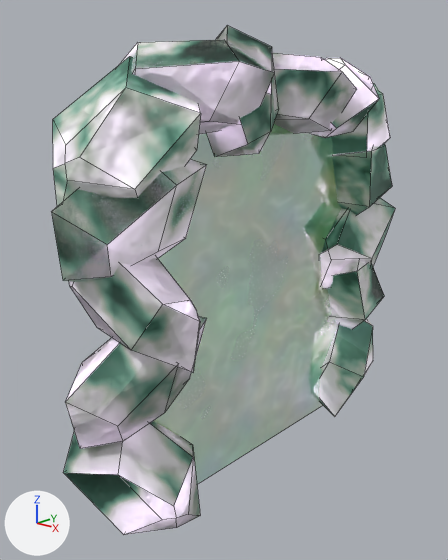
Two versions of the Blender file assets/portal.blend, one commit apart.
The view is the same before and after, from a 50 mm lens placed at (5.69, -7.12, 5.42), pointed at (-0.32, -0.47, 2.83). Arrows for +X, +Y and +Z are at lower left; the lights stay in place. Mesh edges are drawn as thin lines.

In view in the first picture: 'ObjPortal'.
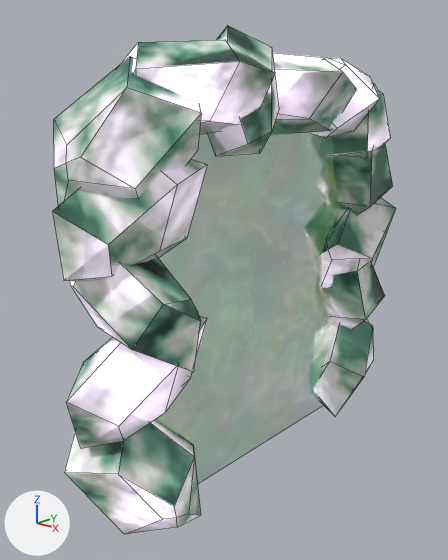
Diff of the bpy script that builds the scene:
```diff
--- a/assets/portal.blend.py
+++ b/assets/portal.blend.py
@@ me_mesh @@
 # used by ob_objportal; location = (0.0, -2.5, 2.5); rotation_euler = (5.847, 0.551, 1.276), in degrees (335, 32, 73)
-me_mesh.from_pydata(...)  # 400 vertices, 353 faces; spans x -2.02..5.57, y -2.12..1.6, z -2.21..5.66
+me_mesh.from_pydata(...)  # 256 vertices, 225 faces; spans x -5.35..2.23, y -3.15..0.57, z -1.71..6.16
+# me_mesh part 1: the loose piece of 18 vertices spanning x -1.76..0.03, y -1.31..0.16, z 0.28..2.15 is moved by (-3.34, -1.03, 0.5)
+# me_mesh part 2: the loose piece of 18 vertices spanning x -0.6..1.1, y -0.58..0.98, z -1.33..0.56 is moved by (-3.34, -1.03, 0.5)
+# me_mesh part 3: the loose piece of 18 vertices spanning x -1.2..0.56, y -1.02..0.59, z -0.24..1.19 is moved by (-3.34, -1.03, 0.5)
+# me_mesh part 4: the loose piece of 18 vertices spanning x 0.01..1.74, y -1.9..-0.04, z 3.45..4.57 is multiplied about its middle by the matrix ((0.922, -0.071, -0.38), (0.161, -0.823, 0.544), (-0.351, -0.563, -0.748)), then moved by (0.14, 0.42, -0.95)
+# me_mesh part 5: the loose piece of 18 vertices spanning x -1.2..0.56, y -1.02..0.59, z -0.24..1.19 is multiplied about its middle by the matrix ((-0.674, -0.07, -0.736), (-0.223, -0.93, 0.292), (-0.705, 0.361, 0.611)), then moved by (1.97, 0.09, 1.55)
+# me_mesh part 6: the loose piece of 18 vertices spanning x 0.01..1.74, y -1.9..-0.04, z 3.45..4.57 is multiplied about its middle by the matrix ((0.589, 0.415, 0.693), (-0.679, -0.21, 0.703), (0.437, -0.885, 0.158)), then moved by (-0.45, -0.03, -0.1)
+# me_mesh part 7: the loose piece of 18 vertices spanning x -0.63..0.73, y -1.68..-0.3, z 2.42..4.5 is multiplied about its middle by the matrix ((-0.07, 0.582, -0.81), (0.015, -0.811, -0.584), (-0.997, -0.053, 0.048)), then moved by (-0.19, -0.4, 1.12)
+# me_mesh part 8: the loose piece of 18 vertices spanning x -1.62..0.03, y -2.12..-0.18, z 2.24..3.4 is moved by (-3.34, -1.03, 0.5)
+# me_mesh part 9: the loose piece of 18 vertices spanning x 1.19..2.61, y -1.69..0.12, z 3.82..5.66 is moved by (-3.34, -1.03, 0.5)
+# me_mesh part 10: the loose piece of 18 vertices spanning x -0.63..0.73, y -1.68..-0.3, z 2.42..4.5 is moved by (-3.34, -1.03, 0.5)
+# me_mesh part 11: the loose piece of 18 vertices spanning x -2.02..-0.52, y -1.68..-0.14, z 0.92..2.82 is moved by (-3.34, -1.03, 0.5)
+# me_mesh part 12: the loose piece of 18 vertices spanning x 1.88..3.51, y -1.56..0.33, z 3.9..5.28 is moved by (-3.34, -1.03, 0.5)
+# me_mesh part 13: the loose piece of 4 vertices spanning x -1.37..5.35, y -0.99..1.18, z -1.93..4.97 is moved by (-3.34, -1.03, 0.5)
+# me_mesh part 14: a new loose piece of 18 vertices spanning x -3.35..-1.33, y -0.95..0.19, z -1.71..-0.07, in mat_matstone
+# me_mesh part 15: a new loose piece of 18 vertices spanning x -3.33..-1.59, y -2.93..-1.07, z 3.95..5.07, in mat_matstone
+# me_mesh part 16: 10 loose pieces with 180 vertices, spanning x -1.76..5.57, y -2.12..1.6, z -2.21..5.66, are deleted
 me_mesh.materials.append(mat_matstone)
@@ ob_objportal @@
 ob_objportal = bpy.data.objects.new('ObjPortal', me_mesh)
-ob_objportal.location = (0.0, -2.5, 2.5)
+ob_objportal.location = (0.0, 0.0, 0.0)
 ob_objportal.rotation_euler = (5.847, 0.551, 1.276)  # degrees (335, 32, 73)
```

Changed parts and their boxes (x1, y1, x2, y2) in the pictures (448 x 560 px; the box of a moved part takes in the faces that stretch with it):
'ObjPortal', reshaped, moved: before (52, 25, 395, 534); after (52, 26, 395, 534)
part 1 of me_mesh, moved or reshaped: before (52, 160, 206, 282); after (52, 159, 207, 282)
part 2 of me_mesh, moved or reshaped (not visible before): after (66, 317, 207, 448)
part 3 of me_mesh, moved or reshaped (not visible before): after (70, 257, 201, 372)
part 4 of me_mesh, moved or reshaped (not visible before): after (328, 261, 385, 329)
part 5 of me_mesh, moved or reshaped: before (69, 257, 200, 372); after (319, 317, 374, 416)
part 6 of me_mesh, moved or reshaped: before (273, 53, 356, 133); after (321, 198, 395, 289)
part 7 of me_mesh, moved or reshaped (not visible before): after (333, 144, 393, 215)
part 8 of me_mesh, moved or reshaped: before (120, 40, 275, 135); after (121, 40, 275, 134)
part 9 of me_mesh, moved or reshaped (not visible before): after (310, 58, 379, 138)
part 10 of me_mesh, moved or reshaped: before (207, 25, 279, 156); after (208, 26, 279, 156)
part 11 of me_mesh, moved or reshaped: before (53, 56, 201, 206); after (54, 56, 201, 206)
part 12 of me_mesh, moved or reshaped: before (331, 84, 390, 154); after (332, 84, 390, 154)
part 13 of me_mesh, moved or reshaped: (154, 124, 342, 484) in both
part 14 of me_mesh, added: after (64, 421, 201, 534)
part 15 of me_mesh, added: after (273, 53, 357, 133)
part 16 of me_mesh, deleted: before (52, 40, 395, 534)
